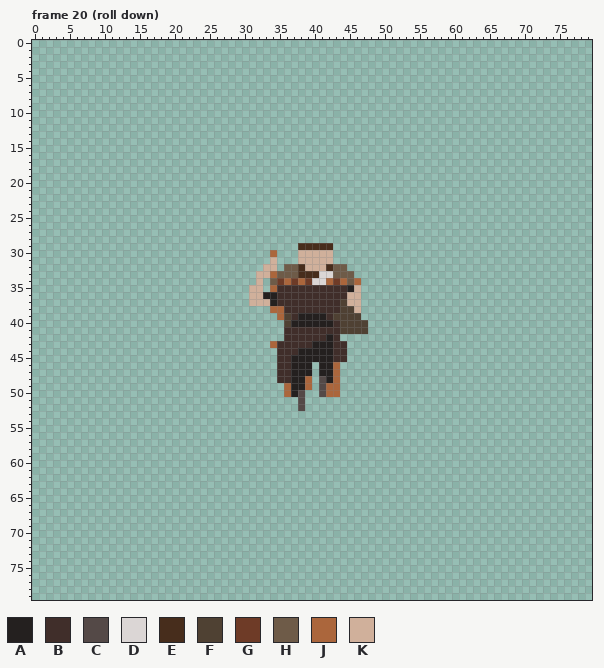
A pixel-art file gets an edit: Art/Kin Character.ase. Above: the version before the commit.
80x80 pixels, 72 frames. Colours within 5 levels of each other are drawn and written as one. Shown: frame 20 (roll down). The commit also changed other frames, which this record leaves out.
Visible layers, top first: "main", "motion blur", "skeleton".
Palette (. is transparent): A #24201f  B #402e2a  C #544947  D #dbd6d5  E #472d1c  F #4f4133  G #6e3b27  H #6e5b48  J #ab663c  K #d0b09b
Pixels before, frame 20 (roll down) (only the part around the change), first column x 30:
21 ...............................
22 ...............................
23 ...............................
24 ...............................
25 ...............................
26 ...............................
27 ...............................
28 ...............................
29 ........EEEEE..................
30 ....J...KKKKK..................
31 ....K...KKKKK..................
32 ...KK.HHEKKKEHH................
33 ..KKJHHHEEEDDHHH...............
34 ..K.HGJGJGDDJGJHJ..............
35 .KK.JBBBBBBBBBBAK..............
36 .KKAABBBBBBBBBBKK..............
37 .KKKABBBBBBBBBFKK..............
38 ....JJBBBBBBBBFFK..............
39 .....JFBAAAABFFFF..............
40 ......FAAAAAABFFFF.............
41 ......BBBBBBBBFFFF.............
42 ......BBBBBBAB.................
43 ....JBBBBBAAABB................
44 .....BBBAAAAABB................
45 .....BBAAAAAABB................
46 .....BBAAA.AAJ.................
47 .....BBAAA.AAJ.................
48 .....BBAAJ.CAJ.................
49 ......JAAJ.CJJ.................
50 ......JAC..CJJ.................
51 ........C......................
52 ........C......................
53 ...............................
54 ...............................
55 ...............................
56 ...............................
57 ...............................
58 ...............................
59 ...............................
60 ...............................
61 ...............................
Once edited:
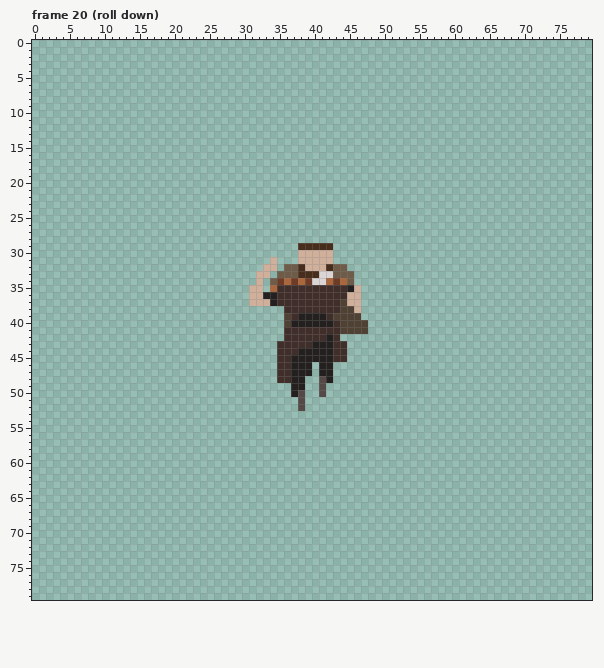
What changed:
layer "skeleton" now hidden
Frame 20 (roll down):
Colour J is gone in row 30 at x 34; in row 33 at x 34; in row 34 at x 46; in row 38 at x 34 to 35; in row 39 at x 35; in row 43 at x 34.
Colour J is gone in rows 46 to 47 at x 43; in row 48 at x 39 and 43; in row 49 at x 36, 39 and 42 to 43; in row 50 at x 36 and 42 to 43.
